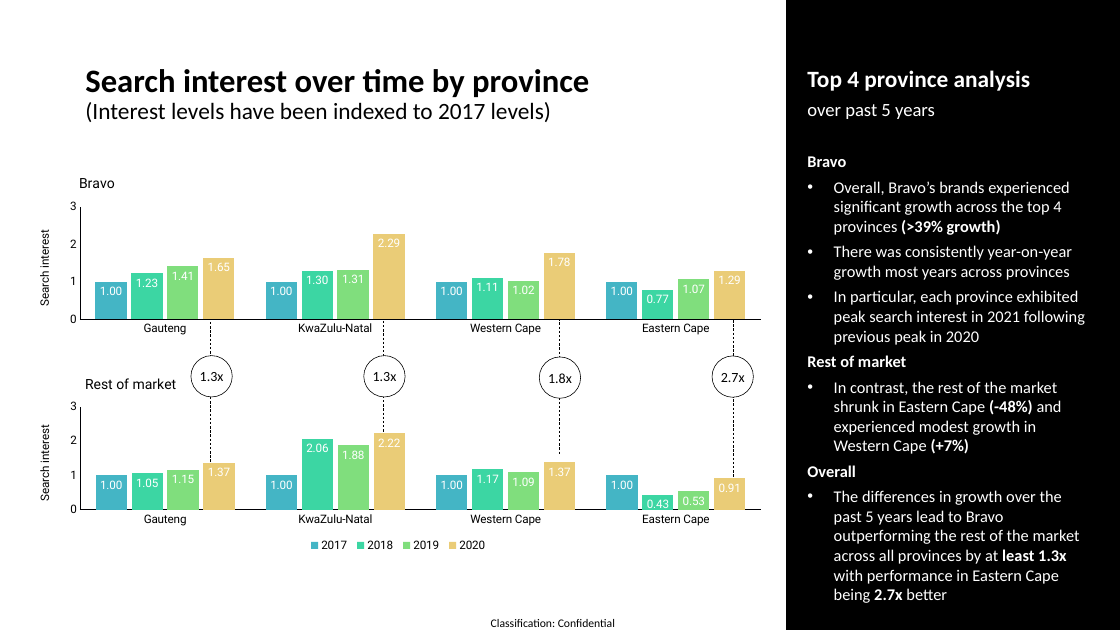
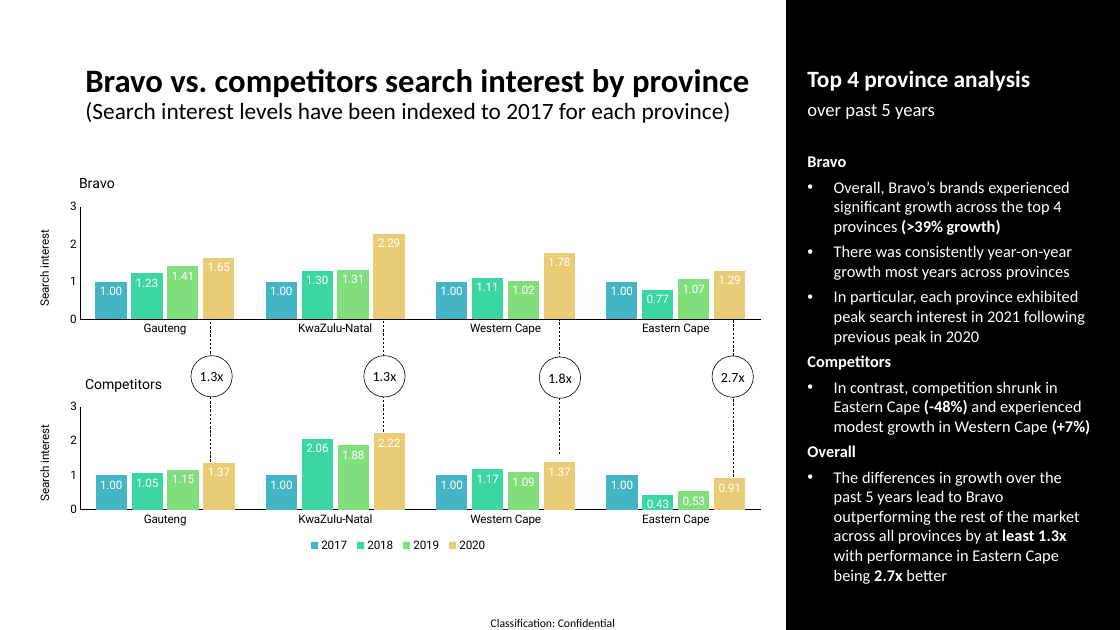
Before and after one commit to twdobson/mattress-trends, a slide deck: slide 20 of Bravo report - 20210123.pptx. Drawn at 1120x630 pixels with LibreOffice and Linux fonts; fonts in the diff are those of the drawing. Boxes give left, top, right and bottom in pixels: in the first picture for what was removed or moved away, otherwise in the second. Text is boxed around its words. In the diff, an @@ line names an element or a change of style, - is before the commit and + after.

```diff
--- a/Bravo report - 20210123.pptx
+++ b/Bravo report - 20210123.pptx
@@ title at (x1=85, y1=69, x2=749, y2=123): text changed @@
-Search interest over time by province
-(Interest levels have been indexed to 2017 levels)
+Bravo vs. competitors search interest by province
+(Search interest levels have been indexed to 2017 for each province)
@@ text at (x1=807, y1=355, x2=1091, y2=435): text changed @@
-Rest of market
-• In contrast, the rest of the market shrunk in Eastern Cape (-48%) and experienced modest growth in Western Cape (+7%)
+Competitors
+• In contrast, competition shrunk in Eastern Cape (-48%) and experienced modest growth in Western Cape (+7%)
@@ column chart at (x1=20, y1=363, x2=776, y2=556) @@
@@ title "Rest of market " to "Competitors " @@
```
Also in this commit, not shown: 11 other slides changed, 19 slides removed, 1 other file.
